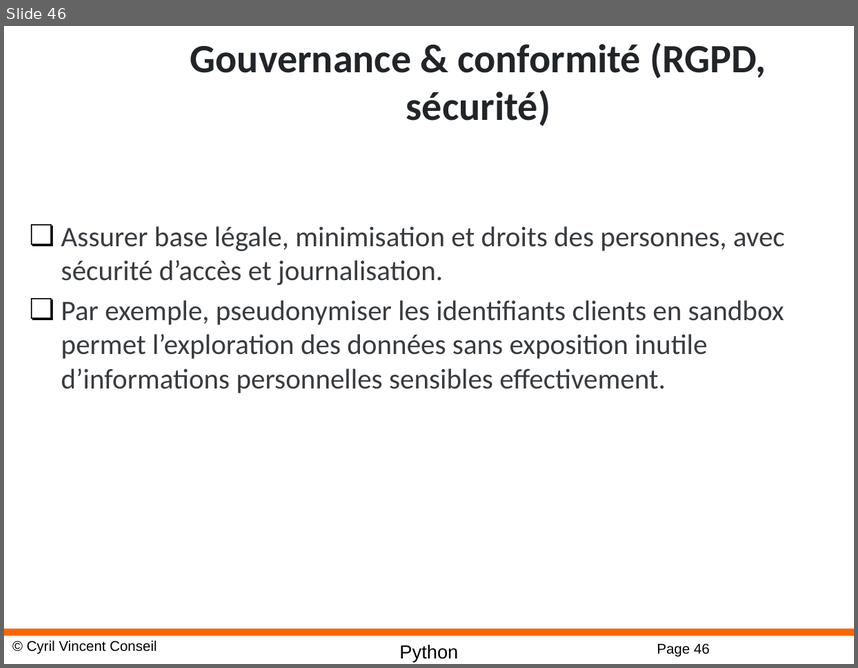
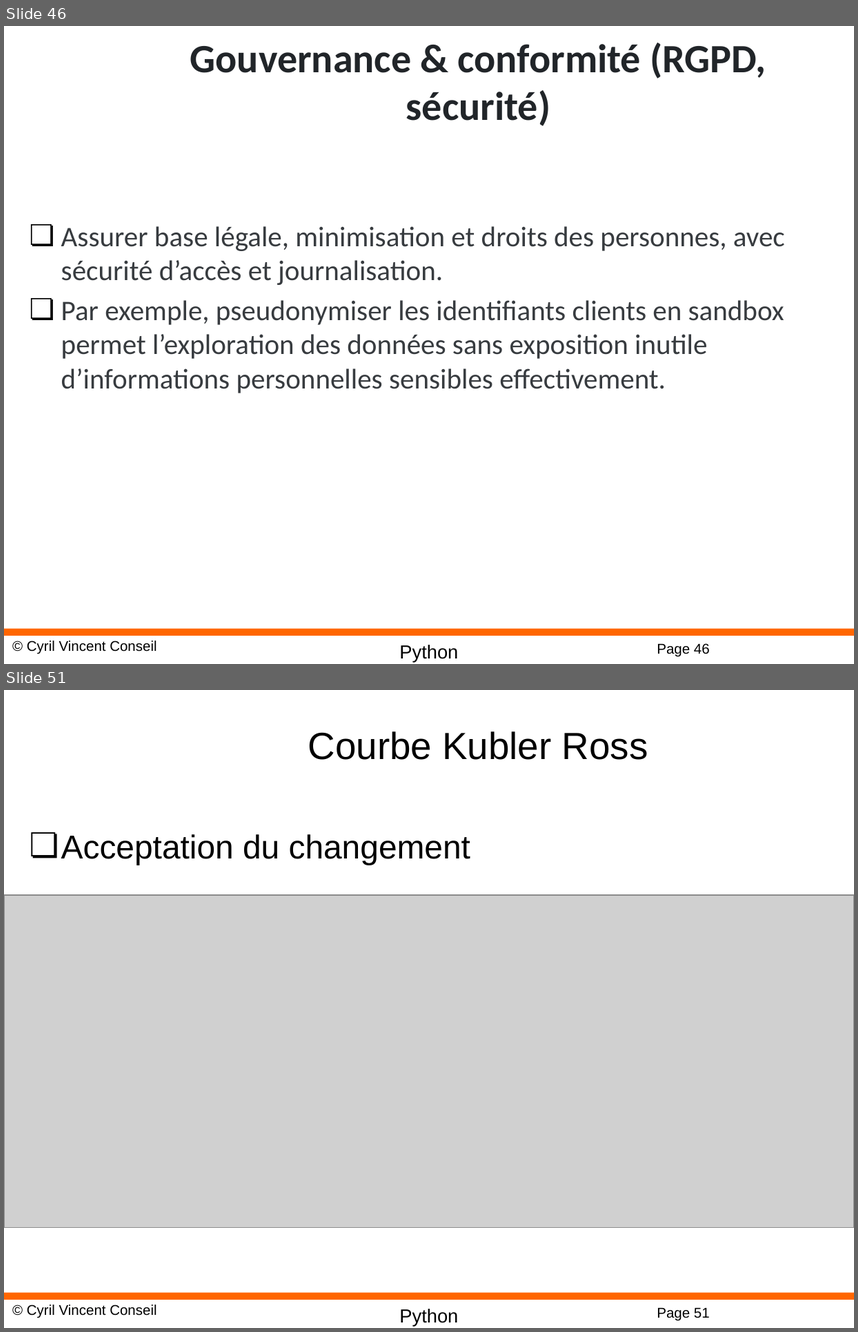
Before and after one commit to cyrilvincent/AI, a slide deck: AI02-DataScience.pptx. Shown one above the other, each under a label of ours: slide 46 before the commit, slides 46 and 51 after it; the slides between them are not shown. The pictures are 858x668 and 858x1332 pixels, drawn with LibreOffice and Linux fonts; fonts in the diff are those of the drawing; grey boxes stand for pictures; background and template pictures are left out. Boxes give left, top, right and bottom in pixels: in the first picture for what was removed or moved away, otherwise in the second. Text is boxed around its words. In the diff, an @@ line names an element or a change of style, - is before the commit and + after.

```diff
--- a/AI02-DataScience.pptx
+++ b/AI02-DataScience.pptx
@@ slide 51 added at (x1=4, y1=690, x2=854, y2=1328), background #FFFFFF; not listed: 4 template elements that a slide beside it also shows @@
@@ title added at (x1=308, y1=731, x2=648, y2=760), 32 pt, text #000000 @@
+Courbe Kubler Ross
@@ text added at (x1=61, y1=834, x2=470, y2=865), 28 pt, text #000000 @@
+❏ Acceptation du changement
@@ picture added at (x1=4, y1=895, x2=854, y2=1228) @@
```
Also in this commit, not shown: 7 other slides added, 11 other files.
